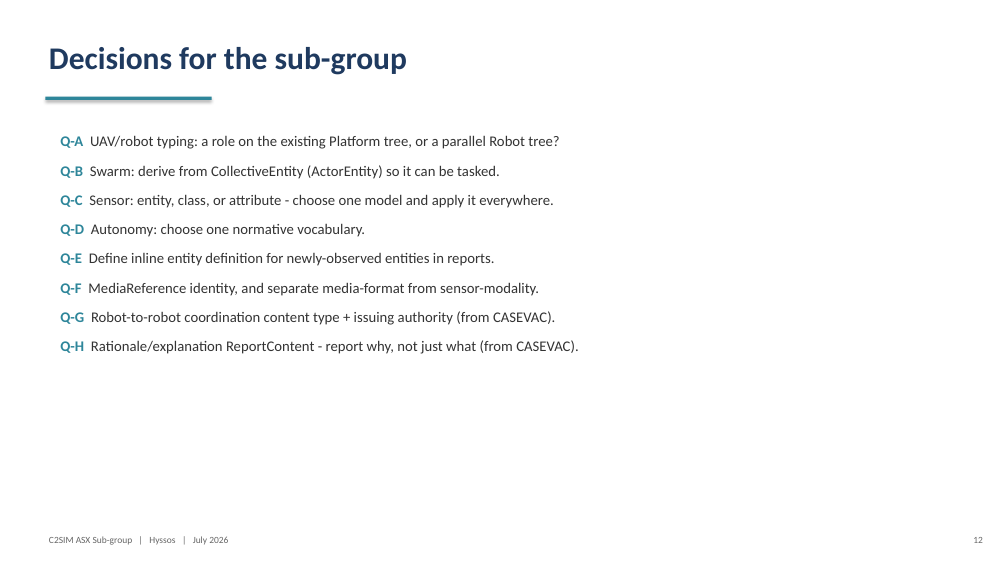
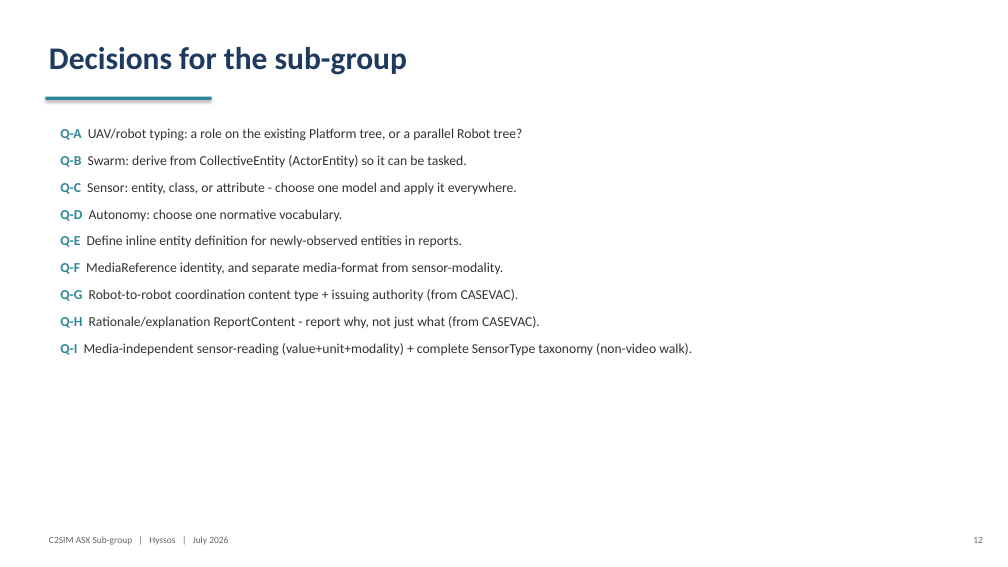
Before and after one commit to hyssostech/C2SIMArtifacts, a slide deck: slide 12 of Subgroups/ASX/InstantiationReview/ASX-Instantiation-Findings.pptx. Drawn at 1008x567 pixels with LibreOffice and Linux fonts; fonts in the diff are those of the drawing. Boxes give left, top, right and bottom in pixels: in the first picture for what was removed or moved away, otherwise in the second. Text is boxed around its words. In the diff, an @@ line names an element or a change of style, - is before the commit and + after.

```diff
--- a/Subgroups/ASX/InstantiationReview/ASX-Instantiation-Findings.pptx
+++ b/Subgroups/ASX/InstantiationReview/ASX-Instantiation-Findings.pptx
@@ text "Q-A UAV/robot typing: a role ...": place and size @@
-text "Q-A UAV/robot typing: a role ..." at [60,135,578,354]
+text "Q-A UAV/robot typing: a role ..." at [60,128,692,356]
@@ text at [60,128,540,329]: size 14 to 13 pt in "Q-A UAV/robot typing: a role on the ...", "Q-B Swarm: derive from CollectiveEntity (ActorEntity) so ...", "Q-C Sensor: entity, class, or attribute - ...", "Q-D Autonomy: choose one normative vocabulary." and 4 more places; less space between paragraphs @@
@@ text at [60,343,692,356]: paragraph added @@
+Q-I Media-independent sensor-reading (value+unit+modality) + complete SensorType taxonomy (non-video walk).
```
Also in this commit, not shown: 1 other slide changed, 5 other files.
